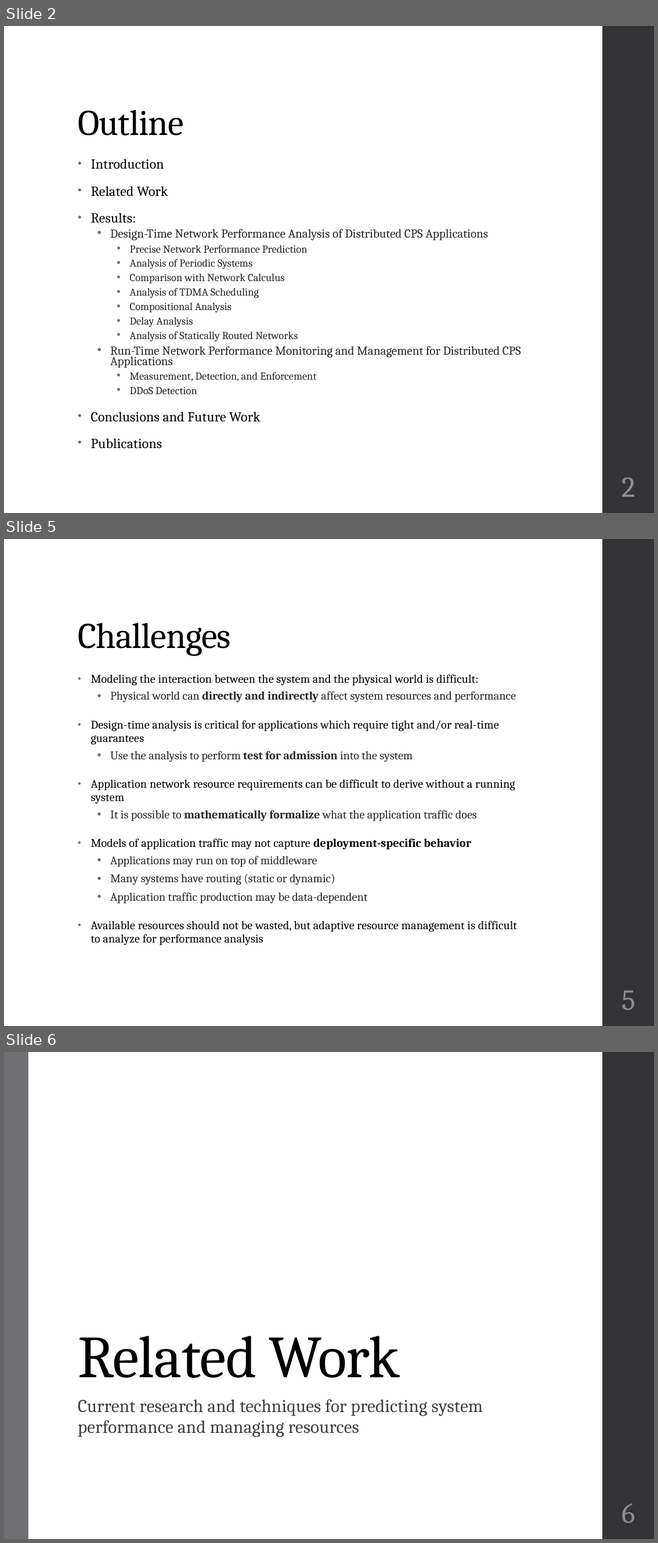
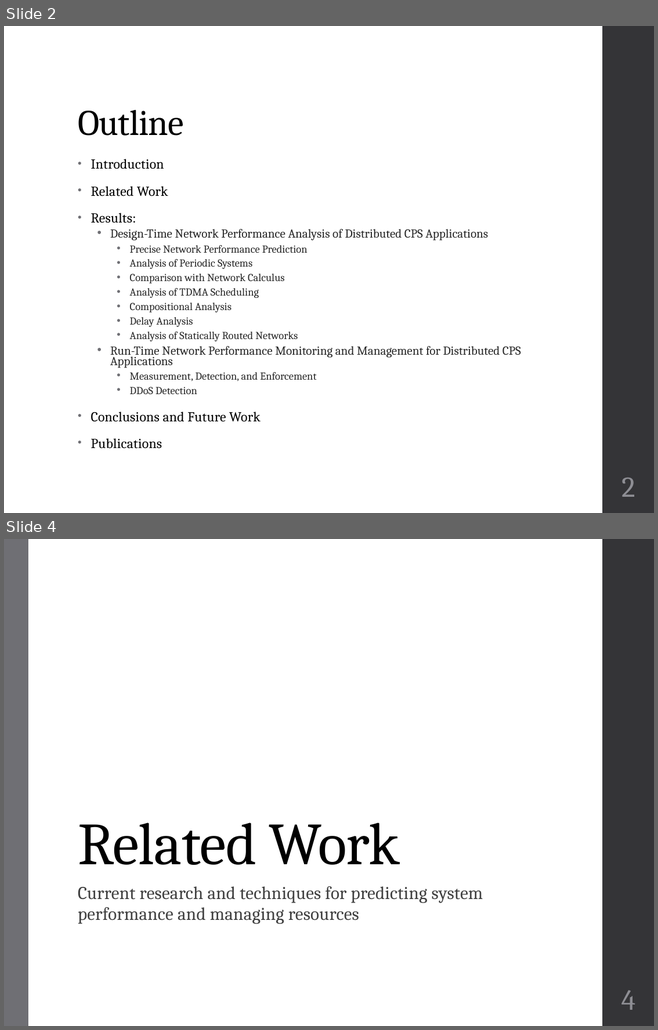
Before and after one commit to finger563/cbsat, a slide deck: thesis/Defense.pptx. Shown one above the other, each under a label of ours: slides 2, 5 and 6 before the commit, slides 2 and 4 after it; the slides between them are not shown. The pictures are 658x1543 and 658x1030 pixels, drawn with LibreOffice and Linux fonts; fonts in the diff are those of the drawing. Boxes give left, top, right and bottom in pixels: in the first picture for what was removed or moved away, otherwise in the second. Text is boxed around its words. In the diff, an @@ line names an element or a change of style, - is before the commit and + after.

```diff
--- a/thesis/Defense.pptx
+++ b/thesis/Defense.pptx
@@ slide 5 removed at (4, 539, 654, 1026), background #FFFFFF; not listed: 1 template element that a slide beside it also shows @@
@@ title removed at (78, 623, 231, 656) @@
-Challenges
@@ text removed at (91, 674, 517, 946) @@
-• Modeling the interaction between the system and the physical world is difficult:
-  • Physical world can directly and indirectly affect system resources and performance
-• Design-time analysis is critical for applications which require tight and/or real-time guarantees
-  • Use the analysis to perform test for admission into the system
-• Application network resource requirements can be difficult to derive without a running system
-  • It is possible to mathematically formalize what the application traffic does
-• Models of application traffic may not capture deployment-specific behavior
-  • Applications may run on top of middleware
-  • Many systems have routing (static or dynamic)
-  • Application traffic production may be data-dependent
-• Available resources should not be wasted, but adaptive resource management is difficult to analyze for performance analysis
@@ page number removed at (621, 991, 635, 1010) @@
-5
@@ what was slide 6 is now slide 4 @@
@@ page number at (621, 990, 635, 1010): text changed @@
-6
+4
```
Also in this commit, not shown: 3 slides changed, 6 other slides removed.
